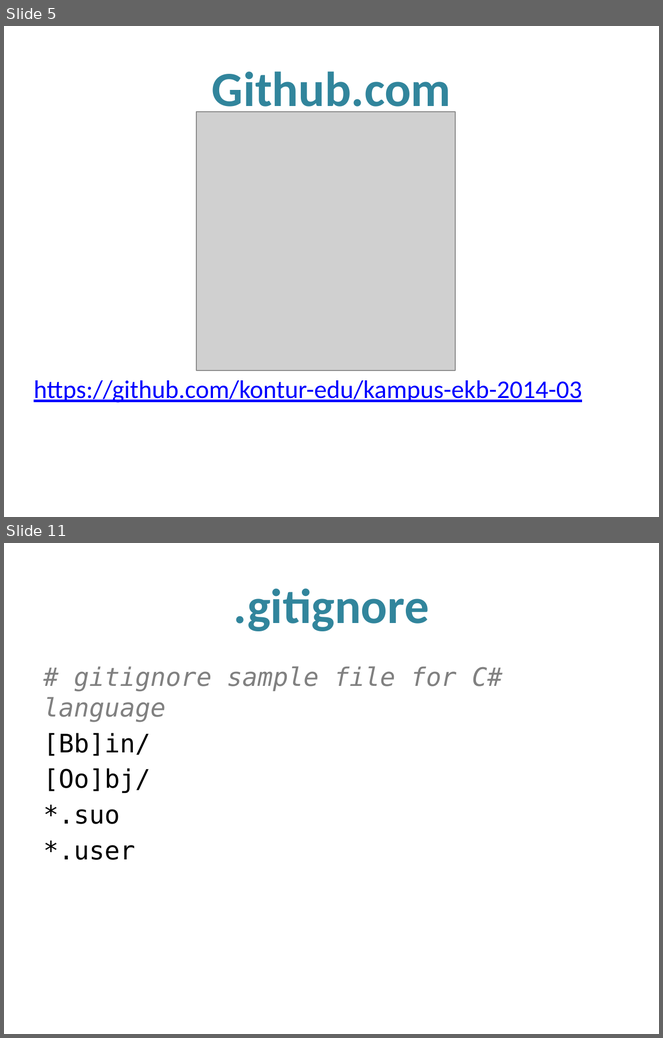
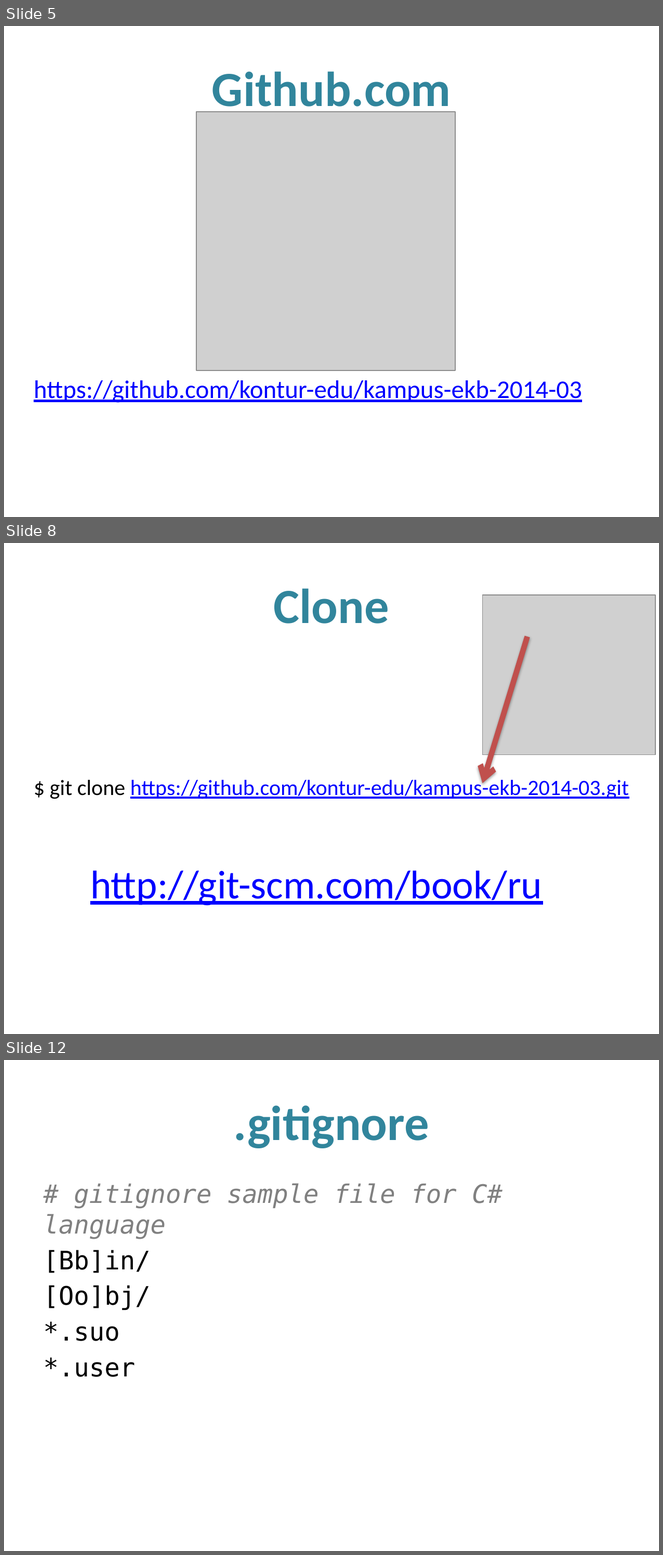
Before and after one commit to kontur-edu/kampus-ekb-2014-03, a slide deck: 04-git/Git.pptx. Shown one above the other, each under a label of ours: slides 5 and 11 before the commit, slides 5, 8 and 12 after it; the slides between them are not shown. The pictures are 663x1038 and 663x1555 pixels, drawn with LibreOffice and Linux fonts; fonts in the diff are those of the drawing; grey boxes stand for pictures. Boxes give left, top, right and bottom in pixels: in the first picture for what was removed or moved away, otherwise in the second. Text is boxed around its words. In the diff, an @@ line names an element or a change of style, - is before the commit and + after.

```diff
--- a/04-git/Git.pptx
+++ b/04-git/Git.pptx
@@ slide 8 added at box(4, 543, 659, 1034), background #FFFFFF @@
@@ title added at box(274, 588, 389, 624), 54 pt, text #31859C, bold @@
+Clone
@@ picture added at box(483, 595, 656, 755) @@
@@ arrow added from (528, 637) to (483, 783), #C0504D 6 pt @@
@@ text added at box(50, 778, 629, 799), 24 pt, text #0000FF, underline @@
+$ git clone https://github.com/kontur-edu/kampus-ekb-2014-03.git
@@ text added at box(90, 871, 542, 906), 44 pt, text #0000FF, underline @@
+http://git-scm.com/book/ru
@@ what was slide 11 is now slide 12 @@
```
Also in this commit, not shown: 5 slides changed, 2 other files.
